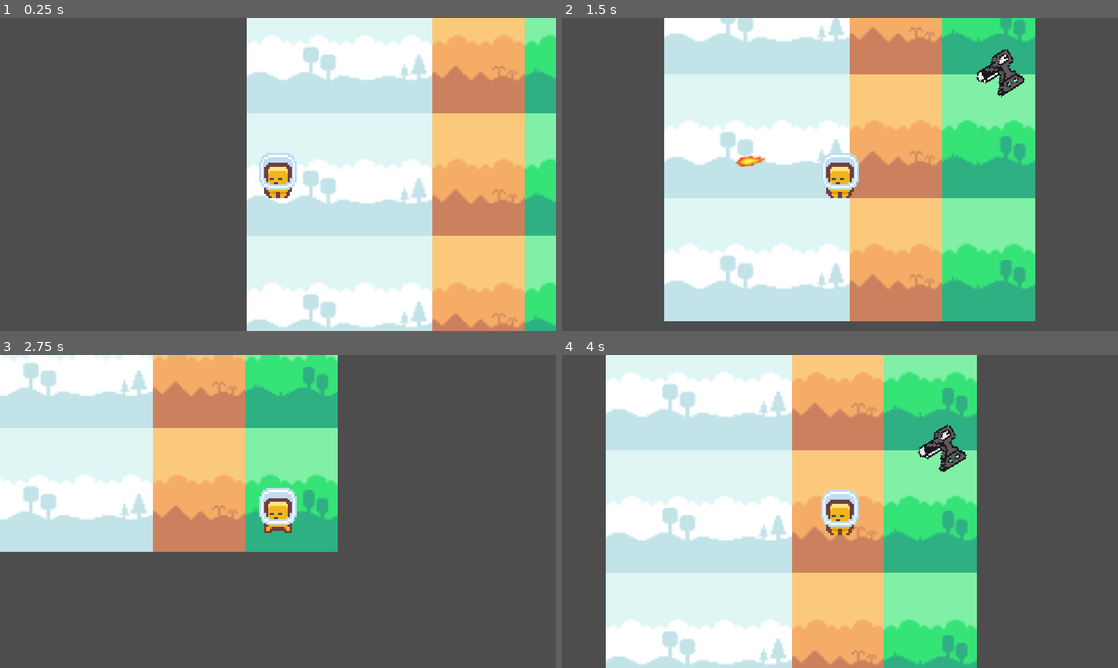
Above: before the commit, frames 1-4 (two rows, left to right).
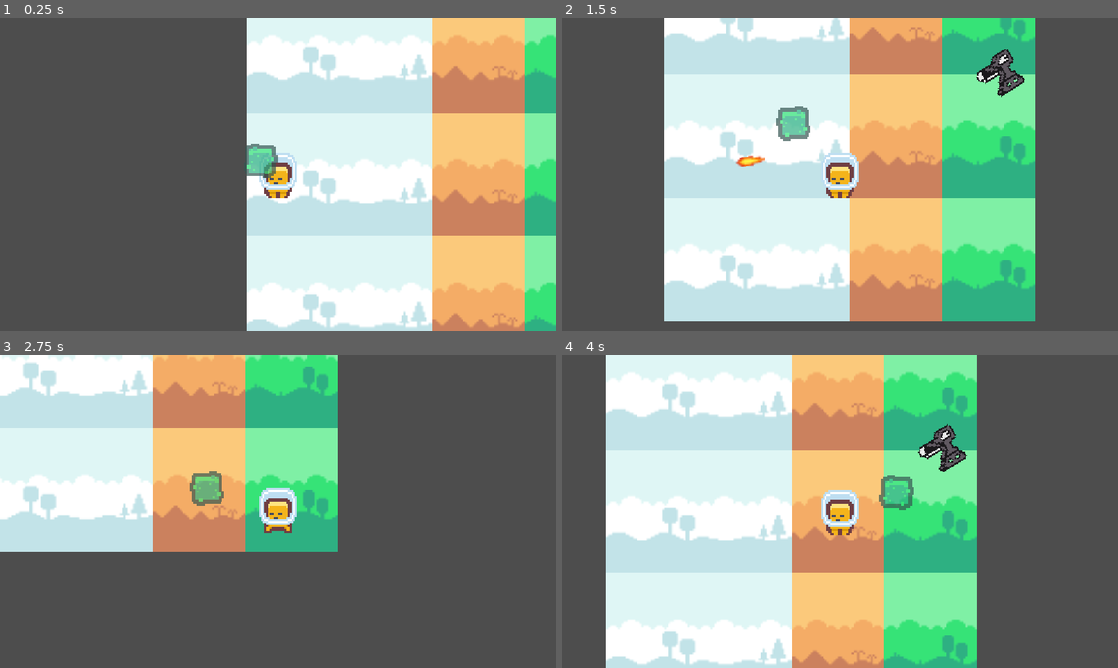
Above: after the commit, the same moments.

Repository: Silgnis/Game-Design-Project
Game: Godot game, scene res://Scenes/Main.tscn
Two runs of this game, one before a commit and one after it. Both use one fixed random seed, a clock stepped at 60 frames per second and the inputs below.
Inputs (mouse positions are in pixels of both pictures, inside the frame that each line leads up to):
- Up to frame 1 (0.25 s): no input
- Up to frame 2 (1.5 s): move the mouse to (962, 158) at 0.52 s; hold Right (right) 0.53-1.28 s; click (962, 158) at 0.6 s; move the mouse to (728, 190) at 1.27 s; hold Down (down) from 1.28 s (still down); click (728, 190) at 1.35 s
- Up to frame 3 (2.75 s): move the mouse to (333, 442) at 2.02 s; release Down (down) at 2.03 s; hold Right (right) from 2.03 s (still down); click (333, 442) at 2.1 s
- Up to frame 4 (4 s): move the mouse to (812, 574) at 2.77 s; release Right (right) at 2.78 s; hold Up (up) 2.78-3.53 s; click (812, 574) at 2.85 s; move the mouse to (1006, 558) at 3.52 s; hold Left (left) from 3.53 s (still down); click (1006, 558) at 3.6 s

The runs differ from the first frame. In frame 1, 0.5% of the frame differs, in the area x 44-50%, y 40-52%; in frame 2, 0.6%; in frame 3, 0.6%; in frame 4, 0.6%, in the area x 57-64%, y 38-50%.

Commit message:
Added the myling ghost companion to follow the player

Diff:
--- a/Scenes/Main.tscn
+++ b/Scenes/Main.tscn
@@ -3,6 +3,7 @@
 [ext_resource type="PackedScene" uid="uid://be8qbmt0fe144" path="res://Scenes/player.tscn" id="1_r150o"]
 [ext_resource type="Texture2D" uid="uid://brcuex7rk0tsp" path="res://Resources/kenney_pixel-platformer/Tilemap/tilemap-backgrounds_packed.png" id="2_idj7w"]
 [ext_resource type="PackedScene" uid="uid://d1uwu4o13cud" path="res://Scenes/turret.tscn" id="3_kln2b"]
+[ext_resource type="PackedScene" uid="uid://r0wha1du3xq5" path="res://Scenes/myling_ghost.tscn" id="4_rgh2o"]
 
 [sub_resource type="TileSetAtlasSource" id="TileSetAtlasSource_kln2b"]
 texture = ExtResource("2_idj7w")
@@ -72,3 +73,6 @@
 position = Vector2(158, -32)
 scale = Vector2(0.1207916, 0.1207916)
 target = NodePath("../Player")
+
+[node name="Ghost" parent="." unique_id=961786400 node_paths=PackedStringArray("target") instance=ExtResource("4_rgh2o")]
+target = NodePath("../Player")
--- /dev/null
+++ b/Scenes/myling_ghost.tscn
@@ -0,0 +1,11 @@
+[gd_scene format=3 uid="uid://r0wha1du3xq5"]
+
+[ext_resource type="Script" uid="uid://bbp8nur43vdsb" path="res://Scripts/myling_ghost.gd" id="1_lkns2"]
+[ext_resource type="Texture2D" uid="uid://bdn1vul7q8hcu" path="res://Resources/kenney_pixel-platformer/Tiles/tile_0016.png" id="2_bbdpy"]
+
+[node name="Ghost" type="Node2D" unique_id=961786400]
+script = ExtResource("1_lkns2")
+
+[node name="Sprite2D" type="Sprite2D" parent="." unique_id=1400834475]
+texture_filter = 1
+texture = ExtResource("2_bbdpy")
--- /dev/null
+++ b/Scripts/myling_ghost.gd
@@ -0,0 +1,32 @@
+extends Node2D
+
+@export var target: CharacterBody2D
+@export var follow_offset := Vector2(-14, -12)  # behind and on top of player
+@export var follow_speed := 4.0                 # higher = closer to the player
+@export var bob_amplitude := 2.0				# how much the wobbling is afected in pixels
+@export var bob_speed := 3.0					# controls the speed of the ghost going up and down
+
+@onready var sprite: Sprite2D = $Sprite2D
+
+var _time := 0.0
+
+func _ready() -> void:
+	modulate.a = 0.7   # Unnecessary, but it looks nice to be a bit faded
+
+func _physics_process(delta: float) -> void:
+	if target == null:
+		return
+
+	_time += delta
+
+	var offset := follow_offset
+	if target.velocity.x < 0:
+		offset.x = -follow_offset.x
+
+	var goal := target.global_position + offset
+	goal.y += sin(_time * bob_speed) * bob_amplitude	# Weird formula to make it float
+
+	global_position = global_position.lerp(goal, 1.0 - exp(-follow_speed * delta))			# lerp makes the ghost advance t (between 100% and 0%) of the way to the goal position
+
+	if absf(goal.x - global_position.x) > 1.0:				# to change the sprite to follow along
+		sprite.flip_h = goal.x < global_position.x
Not shown, added: Scripts/myling_ghost.gd.uid
